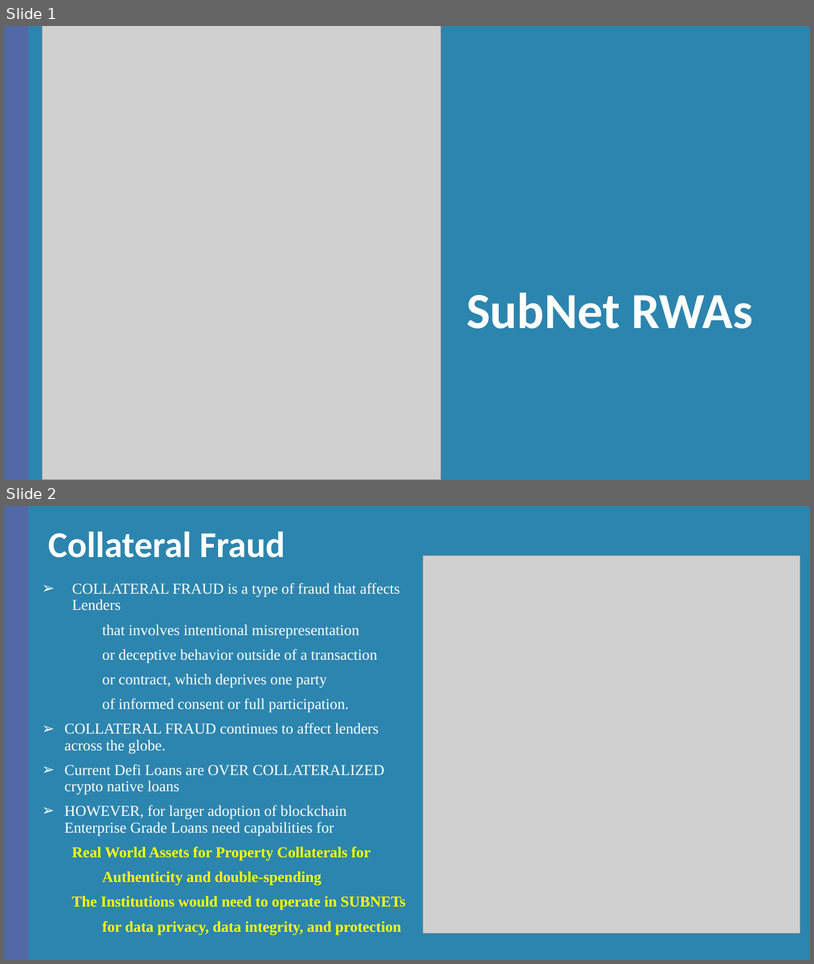
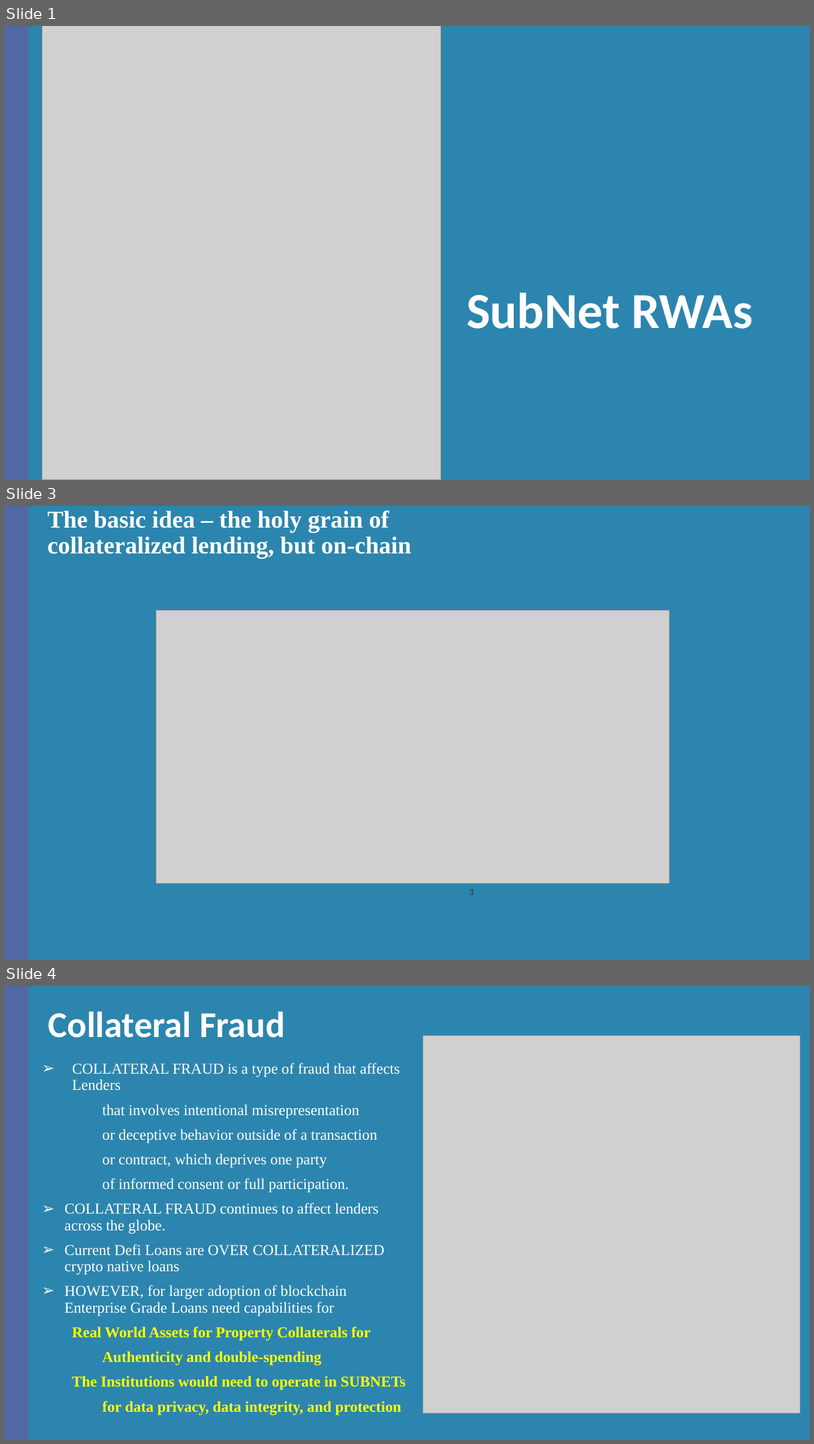
Before and after one commit to samigabor/rwa-subnets, a slide deck: SubnetRWAs-V2.pptx. Shown one above the other, each under a label of ours: slides 1 and 2 before the commit, slides 1, 3 and 4 after it; the slides between them are not shown. The pictures are 814x964 and 814x1444 pixels, drawn with LibreOffice and Linux fonts; fonts in the diff are those of the drawing; grey boxes stand for pictures. Boxes give left, top, right and bottom in pixels: in the first picture for what was removed or moved away, otherwise in the second. Text is boxed around its words. In the diff, an @@ line names an element or a change of style, - is before the commit and + after.

```diff
--- a/SubnetRWAs-V2.pptx
+++ b/SubnetRWAs-V2.pptx
@@ slide 3 added at [4, 506, 810, 960], background #FFFFFF; not listed: 5 template elements that a slide beside it also shows @@
@@ title added at [47, 510, 411, 559], 28.8 pt, text #FFFFFF, bold @@
+The basic idea – the holy grain of collateralized lending, but on-chain
@@ picture added at [156, 610, 670, 883] @@
@@ page number added at [470, 889, 474, 895], 11 pt, text #32363F @@
+3
@@ what was slide 2 is now slide 4 @@
```
Also in this commit, not shown: 1 slide changed, 3 other slides added, 1 slide removed, 1 other file.
